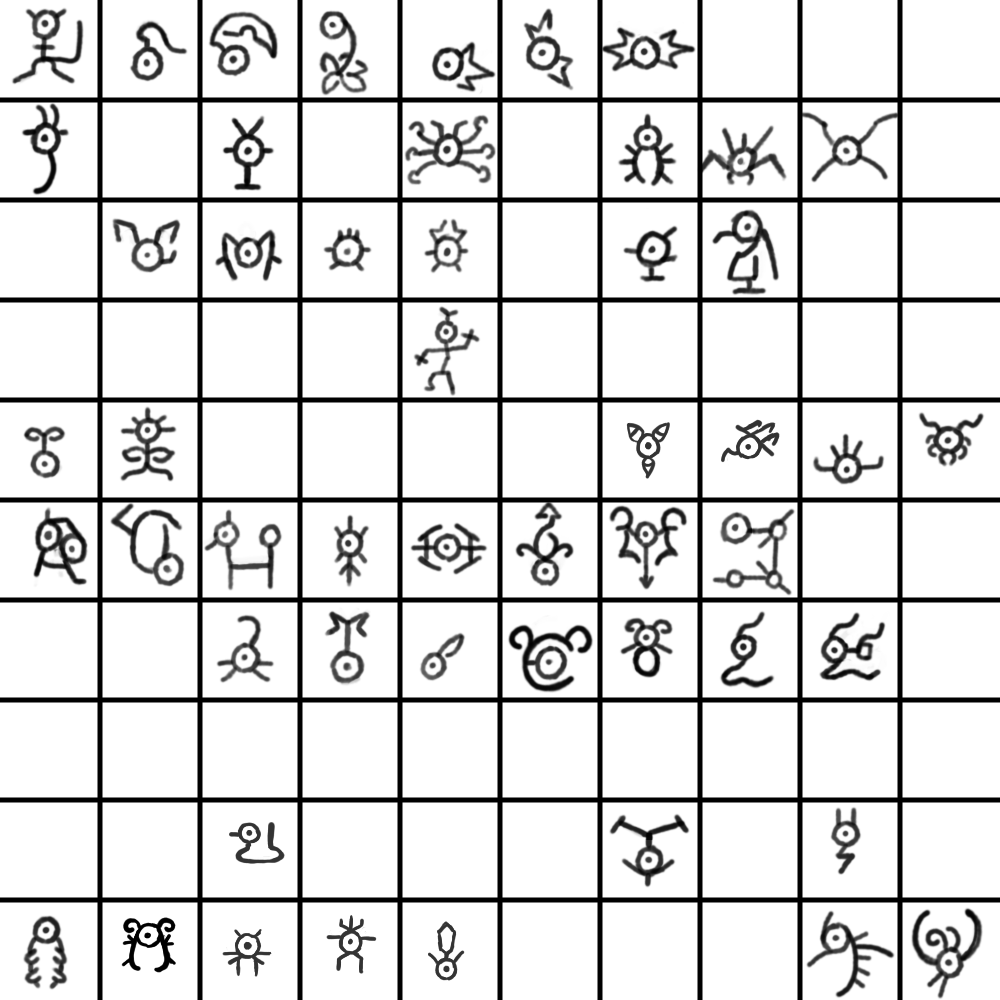
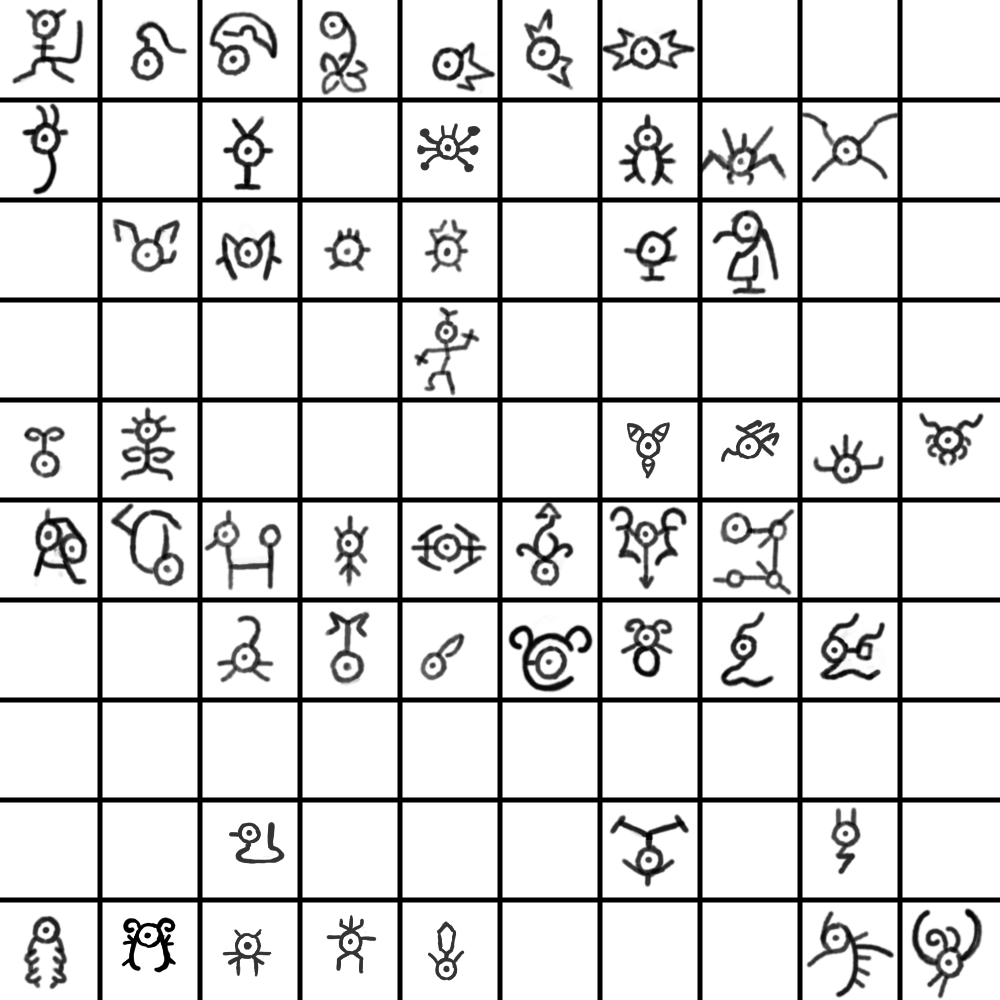
Revision of a layered 1000×1000 image; what changed, layer by layer:
painted on "Paint Layer 1" over [404, 114, 497, 186]
